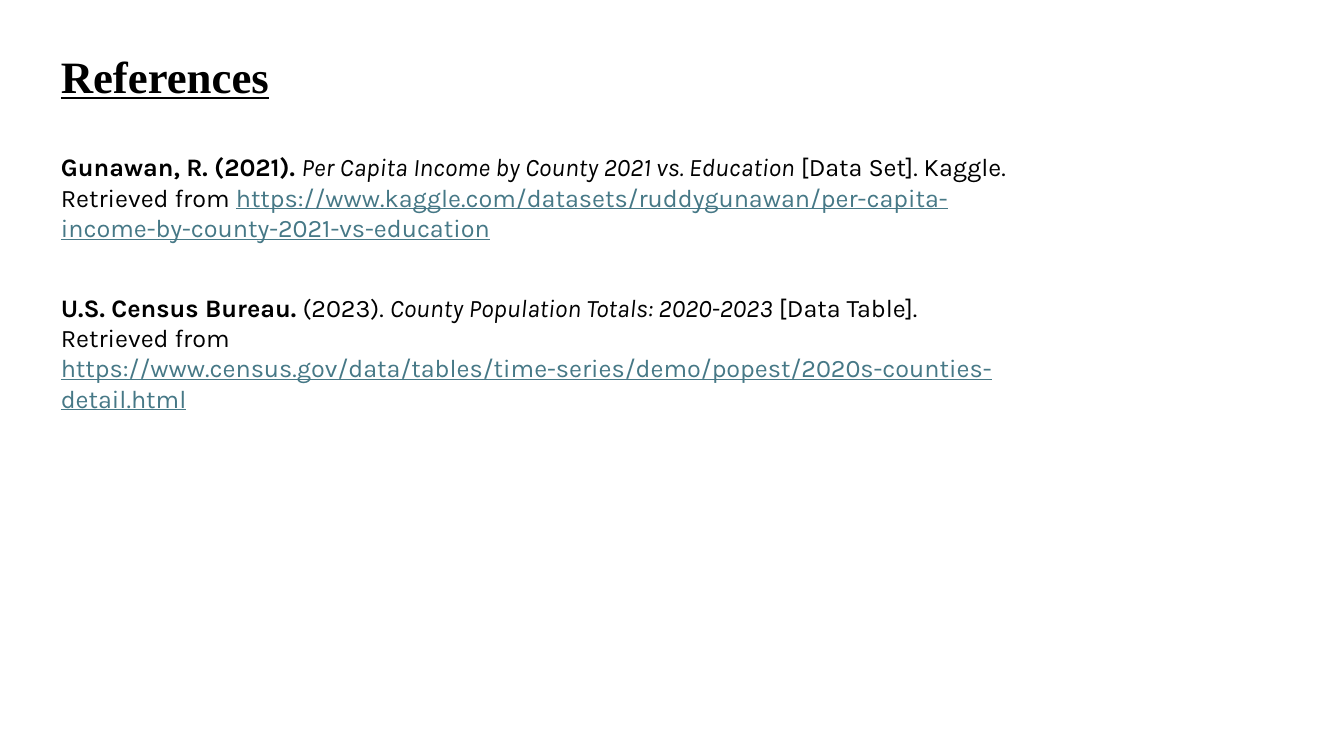
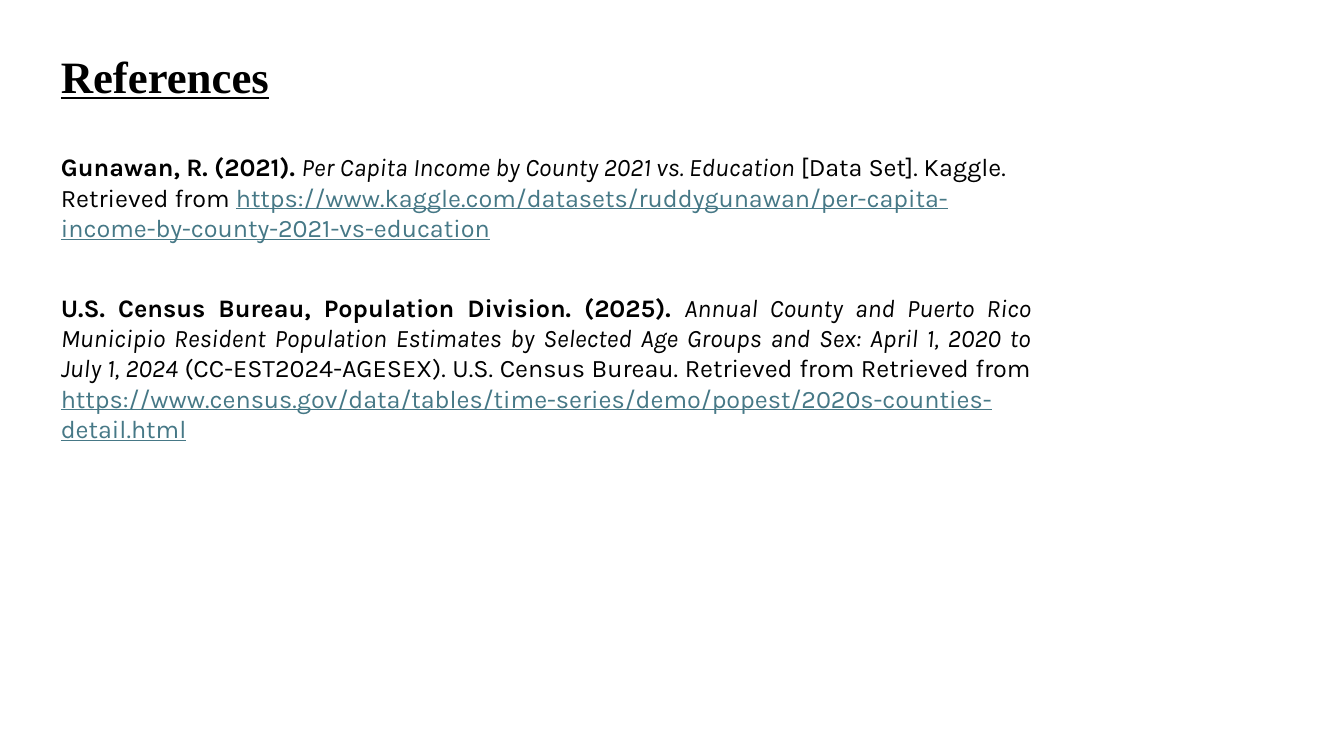
Before and after one commit to constantine-zhang96/DataScience-Project-1, a slide deck: slide 6 of IntroDataPresentation.pptx (slide 27 before the commit). Drawn at 1344x756 pixels with LibreOffice and Linux fonts; fonts in the diff are those of the drawing. Boxes give left, top, right and bottom in pixels: in the first picture for what was removed or moved away, otherwise in the second. Text is boxed around its words. In the diff, an @@ line names an element or a change of style, - is before the commit and + after.

Commit message:
Add files via upload
UPDATED PRESENTATION

```diff
--- a/IntroDataPresentation.pptx
+++ b/IntroDataPresentation.pptx
@@ text at box(61, 298, 1031, 441): text changed; text colour #467886 to #000000 @@
-U.S. Census Bureau. (2023). County Population Totals: 2020-2023 [Data Table]. Retrieved from https://www.census.gov/data/tables/time-series/demo/popest/2020s-counties-detail.html
+U.S. Census Bureau, Population Division. (2025). Annual County and Puerto Rico Municipio Resident Population Estimates by Selected Age Groups and Sex: April 1, 2020 to July 1, 2024 (CC-EST2024-AGESEX). U.S. Census Bureau. Retrieved from Retrieved from https://www.census.gov/data/tables/time-series/demo/popest/2020s-counties-detail.html
```
Also in this commit, not shown: 21 slides removed.
